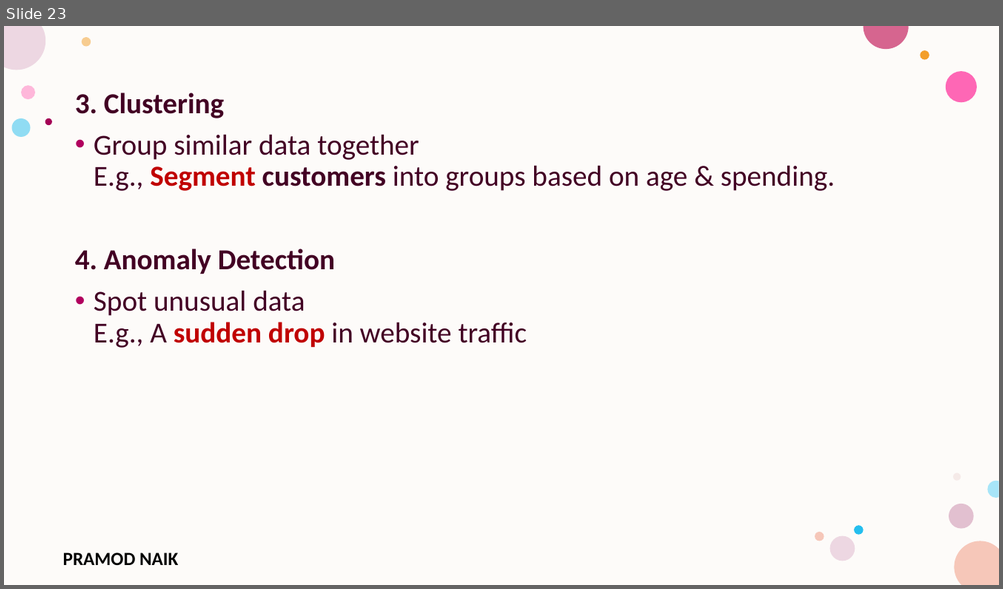
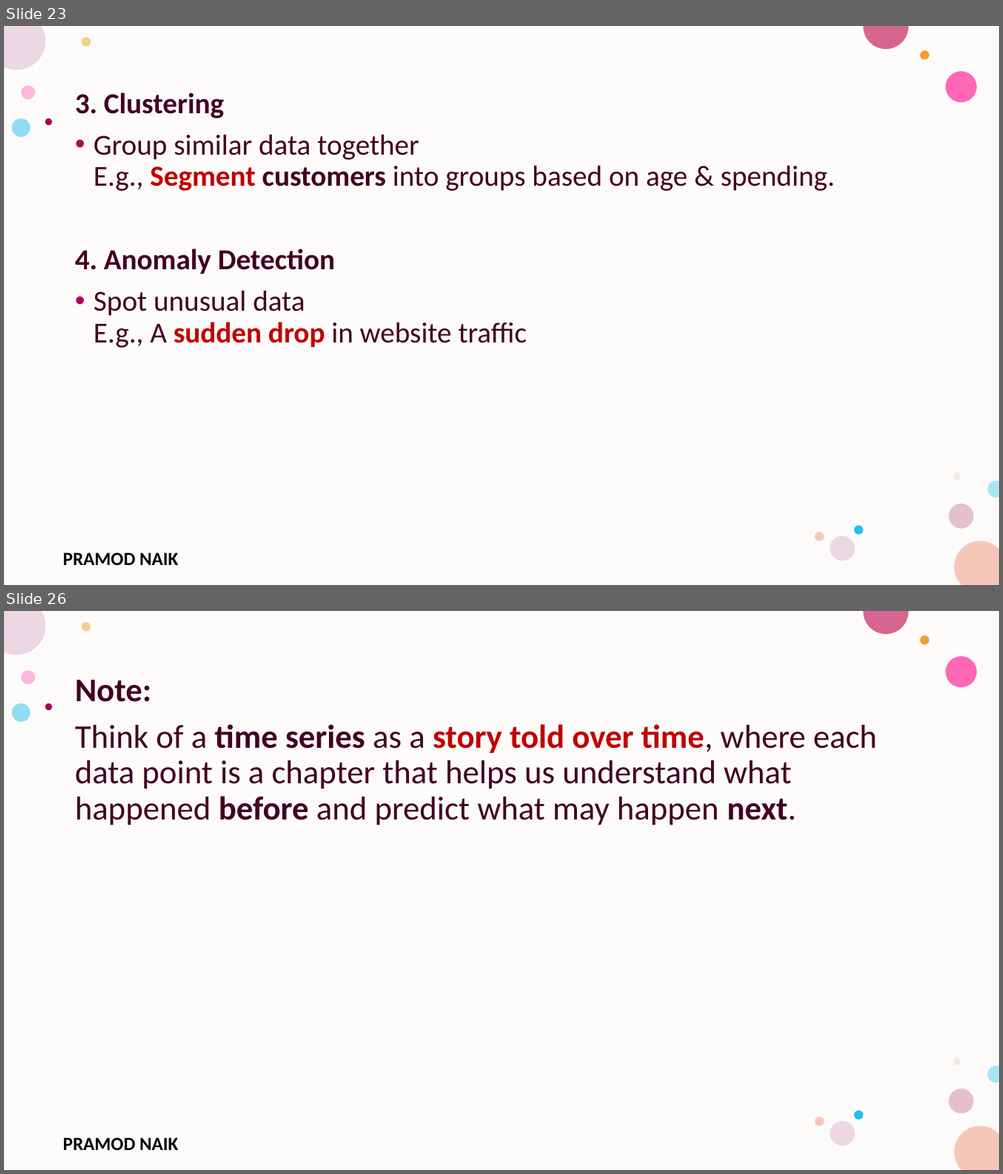
Before and after one commit to PRAMODNAIK-DEV/MCA-2nd-Sem-ML-Data-Analytics-Shridevi-College, a slide deck: Theory Class-Notes/Unit-5 Data Analytics and Real-World Applications.pptx. Shown one above the other, each under a label of ours: slide 23 before the commit, slides 23 and 26 after it; the slides between them are not shown. The pictures are 1003x589 and 1003x1174 pixels, drawn with LibreOffice and Linux fonts; fonts in the diff are those of the drawing; background and template pictures are left out. Boxes give left, top, right and bottom in pixels: in the first picture for what was removed or moved away, otherwise in the second. Text is boxed around its words. In the diff, an @@ line names an element or a change of style, - is before the commit and + after.

```diff
--- a/Theory Class-Notes/Unit-5 Data Analytics and Real-World Applications.pptx
+++ b/Theory Class-Notes/Unit-5 Data Analytics and Real-World Applications.pptx
@@ slide 26 added at [4,611,999,1170], background #FFFFFF; not listed: 17 template elements that a slide beside it also shows @@
@@ text added at [75,680,876,826], 32 pt, text #420023 @@
+Note:
+Think of a time series as a story told over time, where each data point is a chapter that helps us understand what happened before and predict what may happen next.
```
Also in this commit, not shown: 3 slides changed, 22 other slides added, 6 slides removed, 1 other file.
